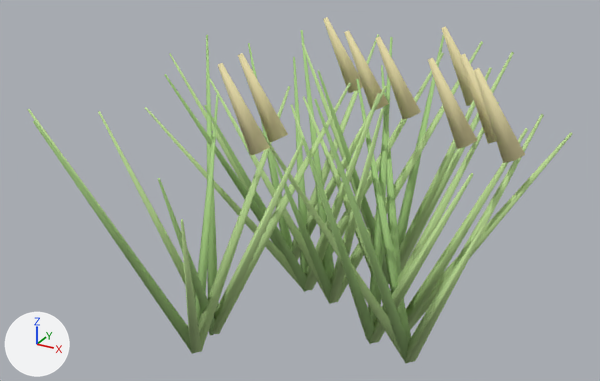
A saved change to the glTF model assets/models/rice_plant.glb.
Rendered twice from a 50 mm camera at (0.596, -1.113, 0.771) aimed at (0.006, -0.042, 0.235). Arrows for +X, +Y and +Z are at lower left; the lights stay in place. The first picture is the older version. Vertices at exactly the same position are counted once.

Names of what the first picture shows: 'geometry_0'.
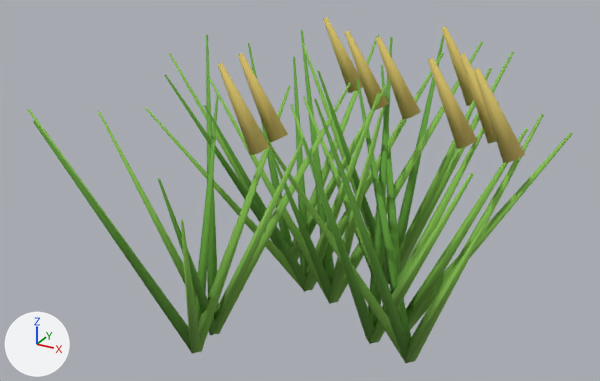
Boxes (x1, y1, x2, y2) around the edits, measured in the pictures (600 x 381 px):
part 1 of me_geometry_0, recoloured (darker)
    both: (28, 30, 573, 363)
part 2 of me_geometry_0, recoloured (beige to yellow)
    both: (218, 17, 525, 163)

Diff of the bpy script that builds the scene:
```diff
--- a/assets/models/rice_plant.glb.py
+++ b/assets/models/rice_plant.glb.py
@@ me_geometry_0 @@
 me_geometry_0.from_pydata(...)  # 522 vertices, 900 faces; spans x -0.331..0.396, y -0.415..0.361, z -0.006..0.479
 # used by ob_geometry_0; location = (0.0, 0.0, 0.0)
+# me_geometry_0 part 1: 720 faces centred in x -0.33..0.395, y -0.414..0.36, z -0.003..0.46 are repainted in the vertex colours; the middle colour goes from green #c4e49b to green #8bc653
+# me_geometry_0 part 2: 180 faces centred in x -0.037..0.352, y -0.215..0.159, z 0.359..0.478 are repainted in the vertex colours; the middle colour goes from beige #ede2ad to yellow #d8c269
 me_geometry_0.materials.append(mat_vc_mat)
```
